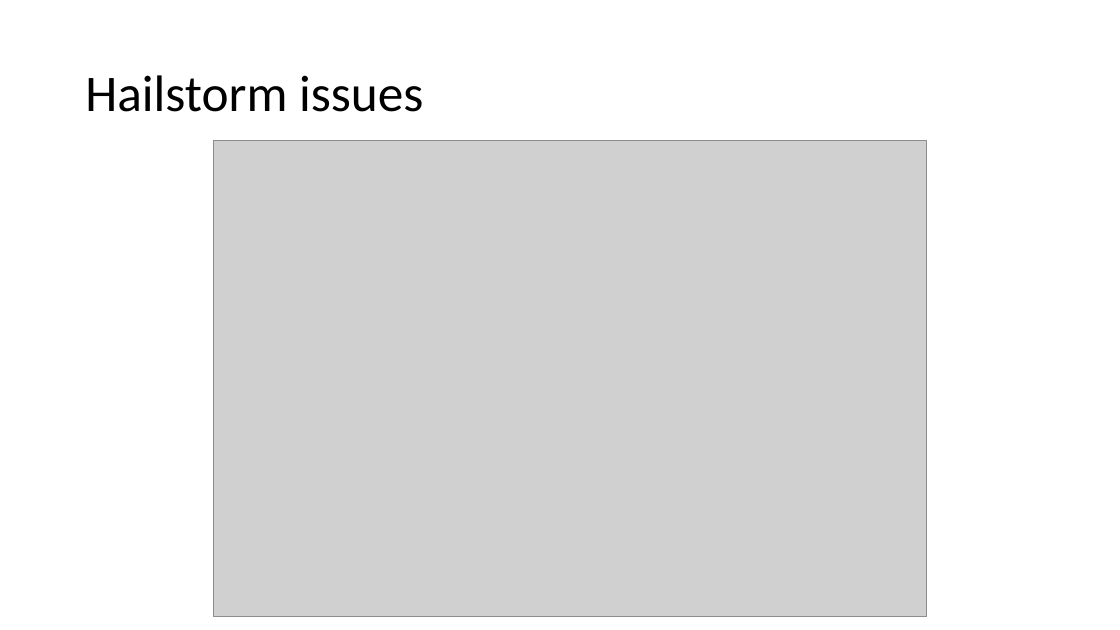
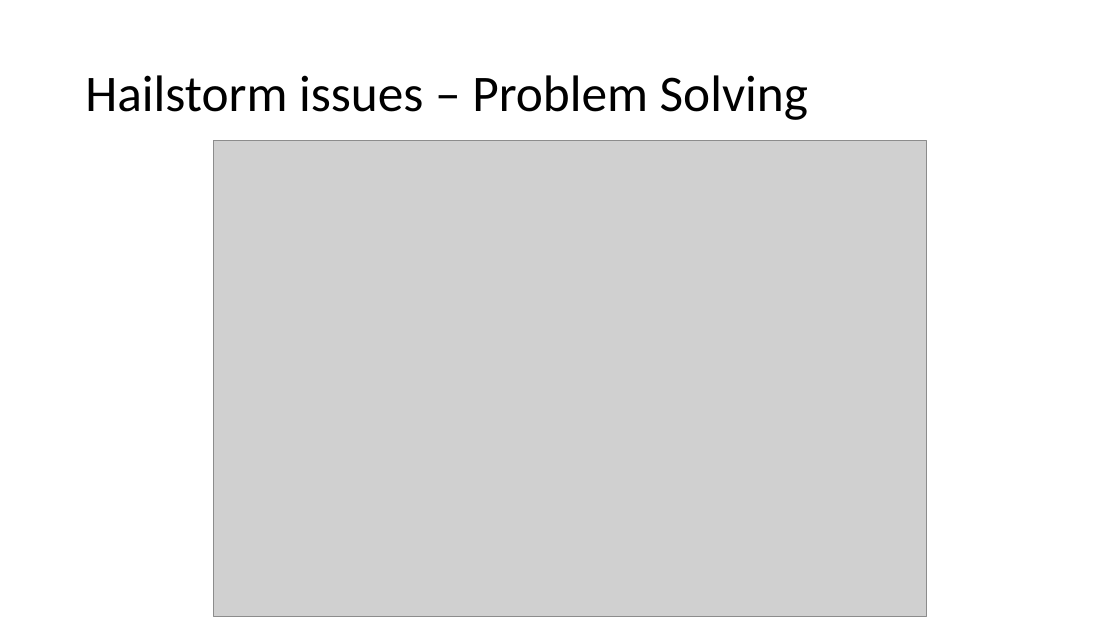
Before and after one commit to FlanFlanagan/misc_python, a slide deck: slide 25 of Distribution Examples.pptx. Drawn at 1120x630 pixels with LibreOffice and Linux fonts; fonts in the diff are those of the drawing; grey boxes stand for pictures. Boxes give left, top, right and bottom in pixels: in the first picture for what was removed or moved away, otherwise in the second. Text is boxed around its words. In the diff, an @@ line names an element or a change of style, - is before the commit and + after.

```diff
--- a/Distribution Examples.pptx
+++ b/Distribution Examples.pptx
@@ title at <box>85,75,808,120</box>: text changed @@
-Hailstorm issues
+Hailstorm issues – Problem Solving
```
Also in this commit, not shown: 5 other slides changed, 2 slides added, 11 other files.
